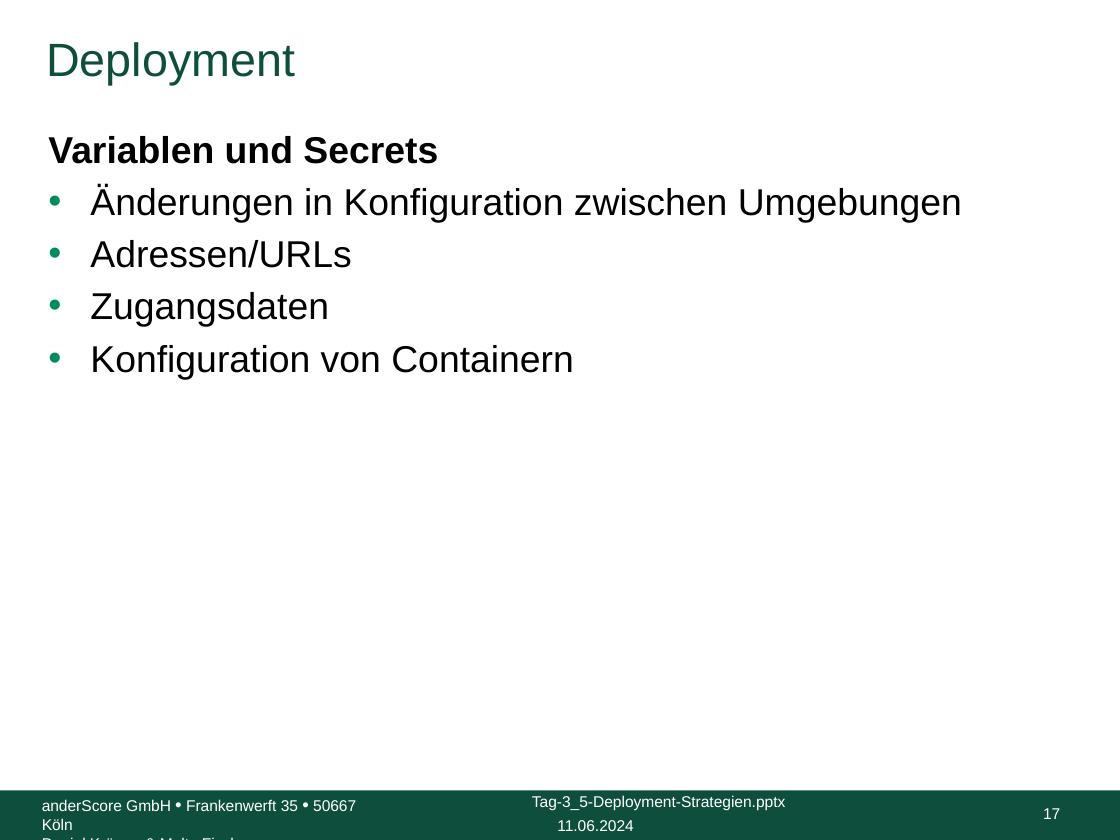
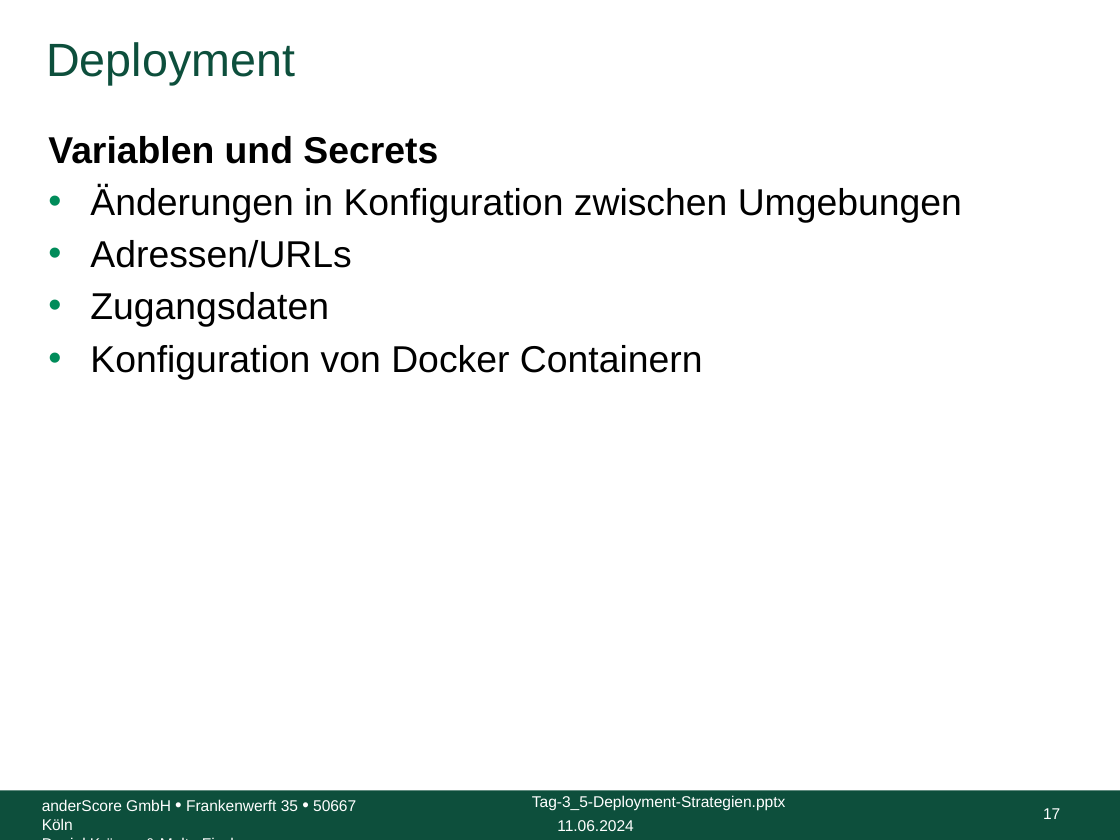
Before and after one commit to anderscore-gmbh/gitlab, a slide deck: slide 17 of slides/Tag-3_5-Deployment-Strategien.pptx. Drawn at 1120x840 pixels with LibreOffice and Linux fonts; fonts in the diff are those of the drawing; background and template pictures are left out. Boxes give left, top, right and bottom in pixels: in the first picture for what was removed or moved away, otherwise in the second. Text is boxed around its words. In the diff, an @@ line names an element or a change of style, - is before the commit and + after.

Commit message:
Polish und Ergänzung 3-5

```diff
--- a/slides/Tag-3_5-Deployment-Strategien.pptx
+++ b/slides/Tag-3_5-Deployment-Strategien.pptx
@@ text at (90,345,703,379): text changed @@
-• Konfiguration von Containern
+• Konfiguration von Docker Containern
```
